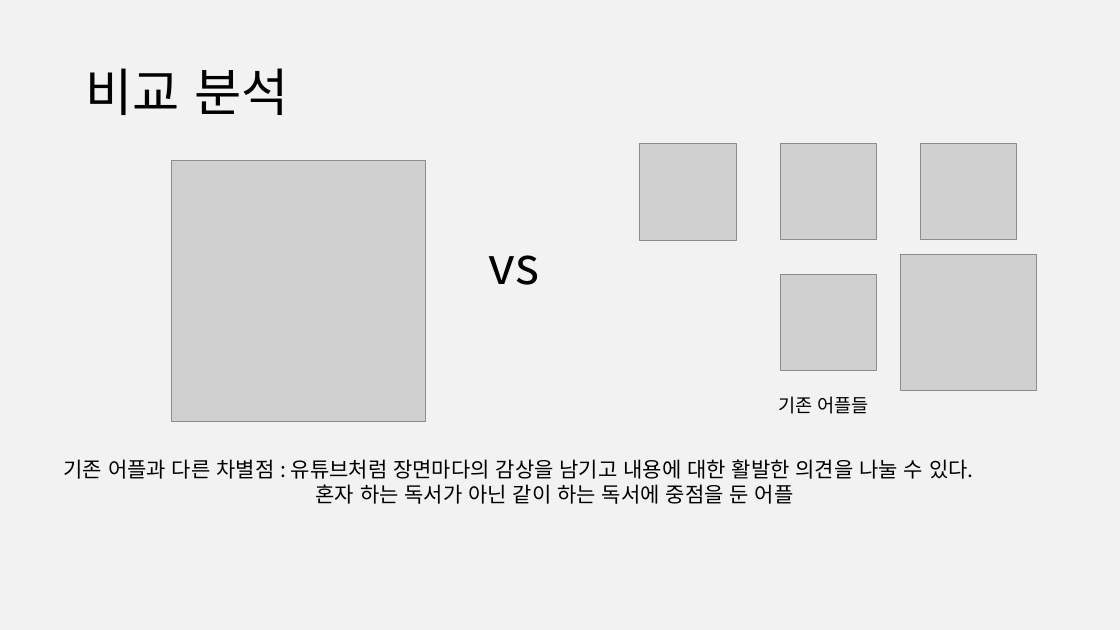
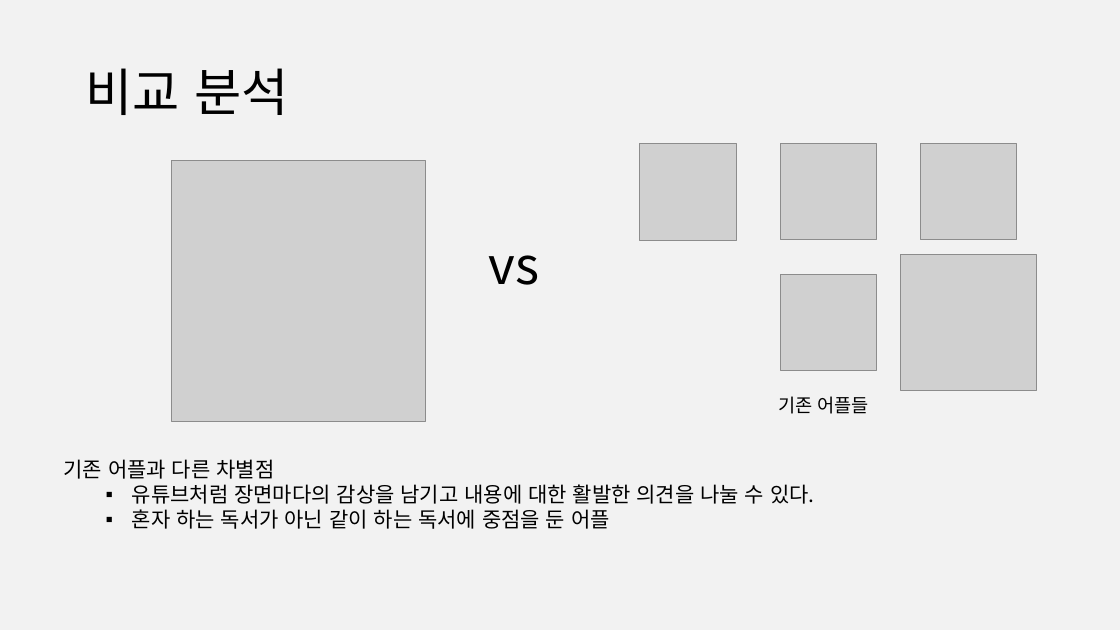
Before and after one commit to 888pocket/social-readbook-app, a slide deck: slide 5 of 보고서/사용자인터페이스(나) 제안발표ppt_3code.pptx (slide 4 before the commit). Drawn at 1120x630 pixels with LibreOffice and Linux fonts; fonts in the diff are those of the drawing; grey boxes stand for pictures. Boxes give left, top, right and bottom in pixels: in the first picture for what was removed or moved away, otherwise in the second. Text is boxed around its words. In the diff, an @@ line names an element or a change of style, - is before the commit and + after.

```diff
--- a/보고서/사용자인터페이스(나) 제안발표ppt_3code.pptx
+++ b/보고서/사용자인터페이스(나) 제안발표ppt_3code.pptx
@@ text at [64, 459, 815, 504]: text changed @@
-기존 어플과 다른 차별점 : 유튜브처럼 장면마다의 감상을 남기고 내용에 대한 활발한 의견을 나눌 수 있다.
+기존 어플과 다른 차별점
+  ▪ 유튜브처럼 장면마다의 감상을 남기고 내용에 대한 활발한 의견을 나눌 수 있다.
@@ text at [132, 509, 610, 529]: bullet none to ▪; list level 1 to 2 in "혼자 하는 독서가 아닌 같이 ..." @@
```
Also in this commit, not shown: 8 other slides changed, 1 slide added.
